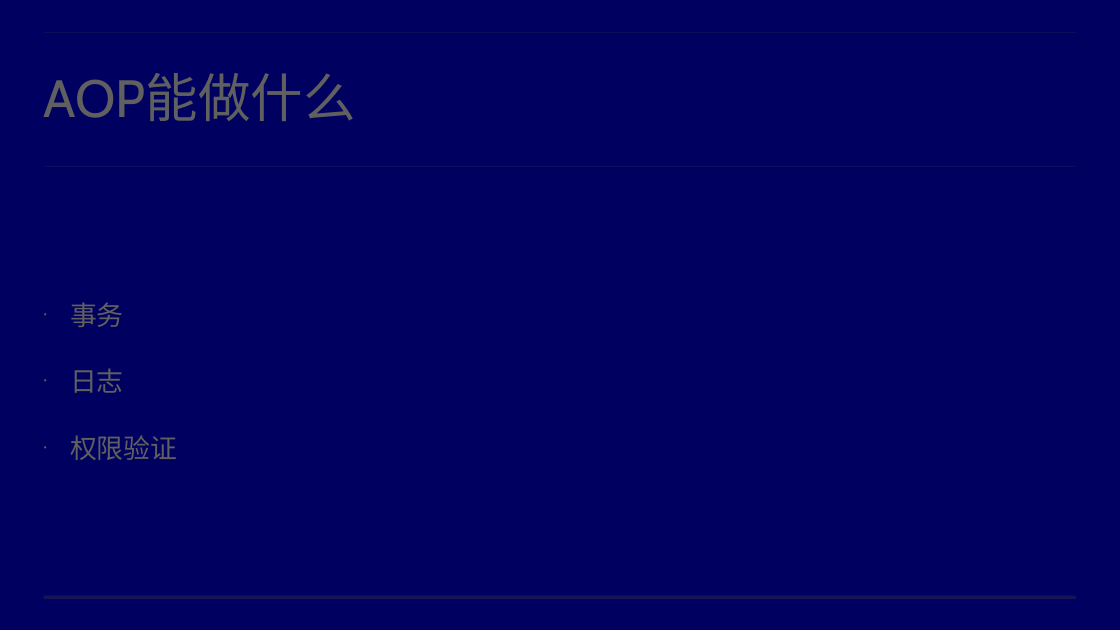
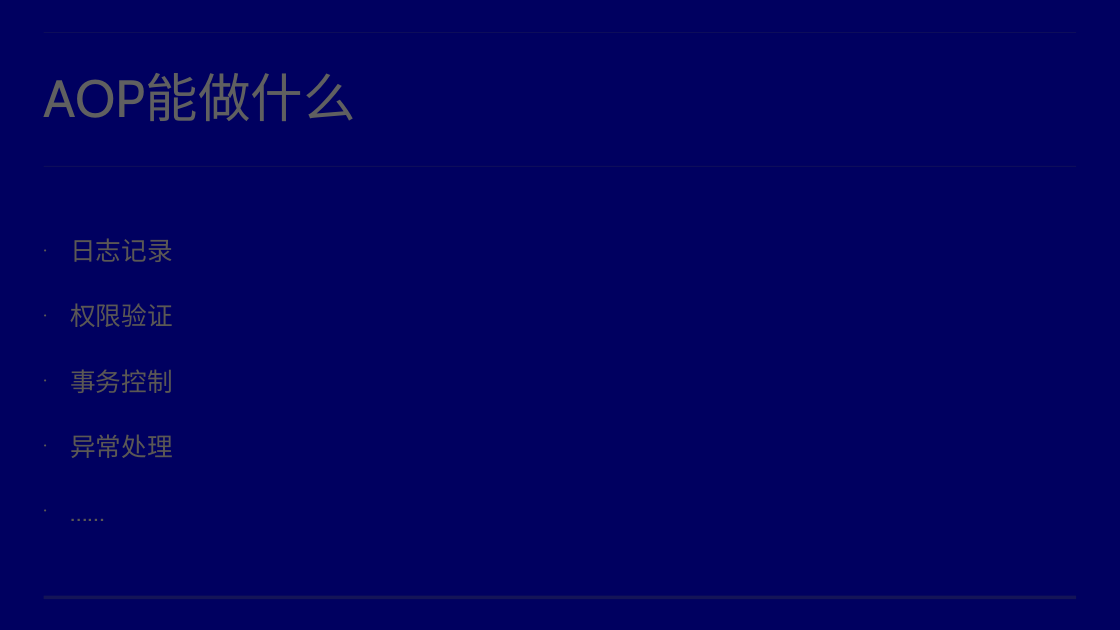
Before and after one commit to dpflower/dptools, a slide deck: slide 3 of aop.pptx (slide 9 before the commit). Drawn at 1120x630 pixels with LibreOffice and Linux fonts; fonts in the diff are those of the drawing; background and template pictures are left out. Boxes give left, top, right and bottom in pixels: in the first picture for what was removed or moved away, otherwise in the second. Text is boxed around its words. In the diff, an @@ line names an element or a change of style, - is before the commit and + after.

```diff
--- a/aop.pptx
+++ b/aop.pptx
@@ text at bbox=[70, 238, 173, 262]: text changed; size 46 to 44 pt; text colour #606060 to #5B5854 @@
-• 事务
-• 日志
+• 日志记录
@@ text at bbox=[70, 303, 173, 327]: size 46 to 44 pt, text colour #606060 to #5B5854 in "权限验证" @@
@@ text at bbox=[70, 369, 173, 458]: paragraphs added @@
+• 事务控制
+• 异常处理
+• ……
```
Also in this commit, not shown: 5 other slides changed, 6 slides added, 3 slides removed.
